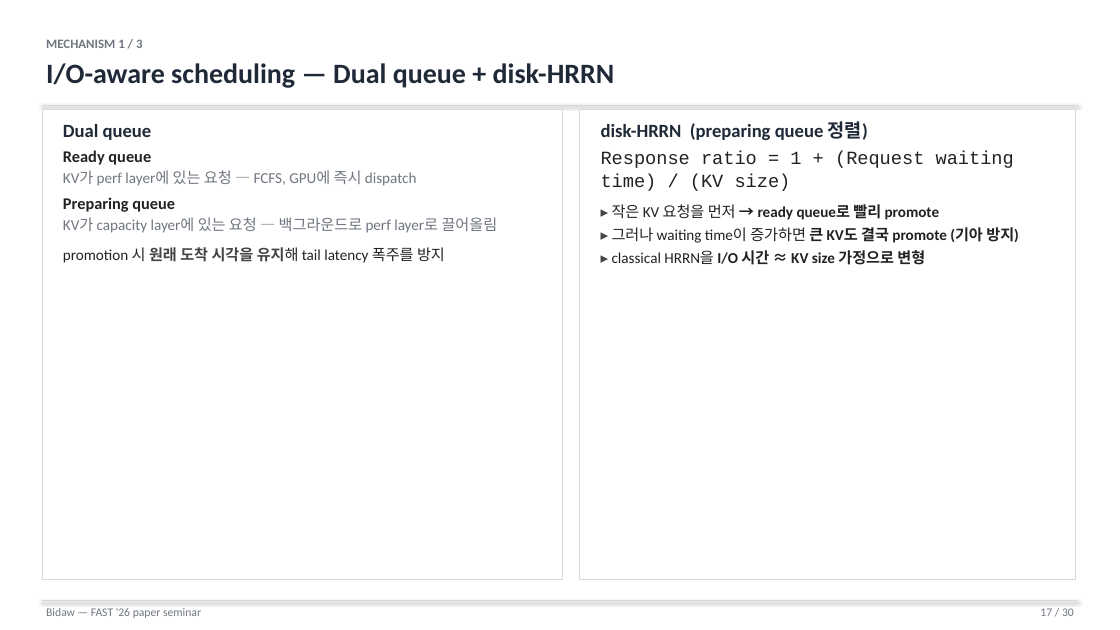
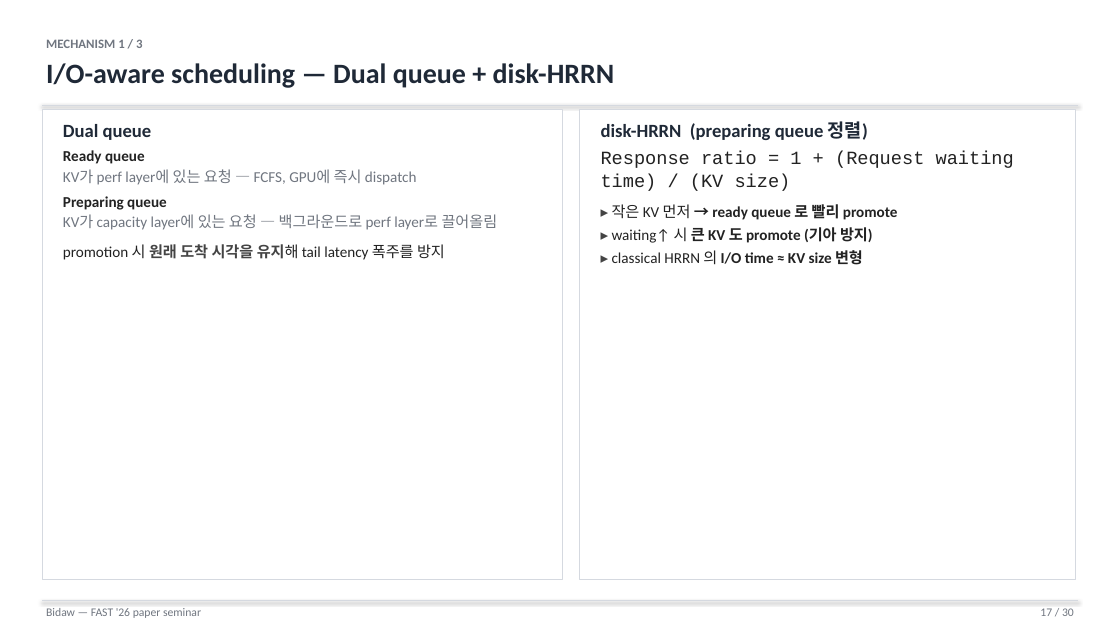
Before and after one commit to Daejun/bidaw, a slide deck: slide 17 of Bidaw_seminar.pptx. Drawn at 1120x630 pixels with LibreOffice and Linux fonts; fonts in the diff are those of the drawing. Boxes give left, top, right and bottom in pixels: in the first picture for what was removed or moved away, otherwise in the second. Text is boxed around its words. In the diff, an @@ line names an element or a change of style, - is before the commit and + after.

Commit message:
Eliminate widow lines in seminar slides
Awkward line breaks where one or two words spilled to the next line were
visible across most of the deck. Two passes of fixes:

- Body bullet font 14pt → 13pt (sed-style replace_all)
- Tighten copy on the worst offenders in slides 3, 5, 8, 9, 10, 11, 13,
  17, 23 (shorter Korean phrasing, English term abbreviations)
- Widen the slide-4 attention diagram box (5.8" → 6.1") and rewrite the
  formula in ASCII (`K^T`, `sqrt(d)`) so it fits on one line

```diff
--- a/Bidaw_seminar.pptx
+++ b/Bidaw_seminar.pptx
@@ text at <box>63,150,167,210</box>: size 14 to 13 pt in "Ready queue", "Preparing queue" @@
@@ text at <box>612,204,898,265</box>: text changed @@
-▸ 작은 KV 요청을 먼저 → ready queue로 빨리 promote
-▸ 그러나 waiting time이 증가하면 큰 KV도 결국 promote (기아 방지)
-▸ classical HRRN을 I/O 시간 ≈ KV size 가정으로 변형
+▸ 작은 KV 먼저 → ready queue 로 빨리 promote
+▸ waiting↑ 시 큰 KV 도 promote (기아 방지)
+▸ classical HRRN 의 I/O time ≈ KV size 변형
```
Also in this commit, not shown: 22 other slides changed, 2 other files.
